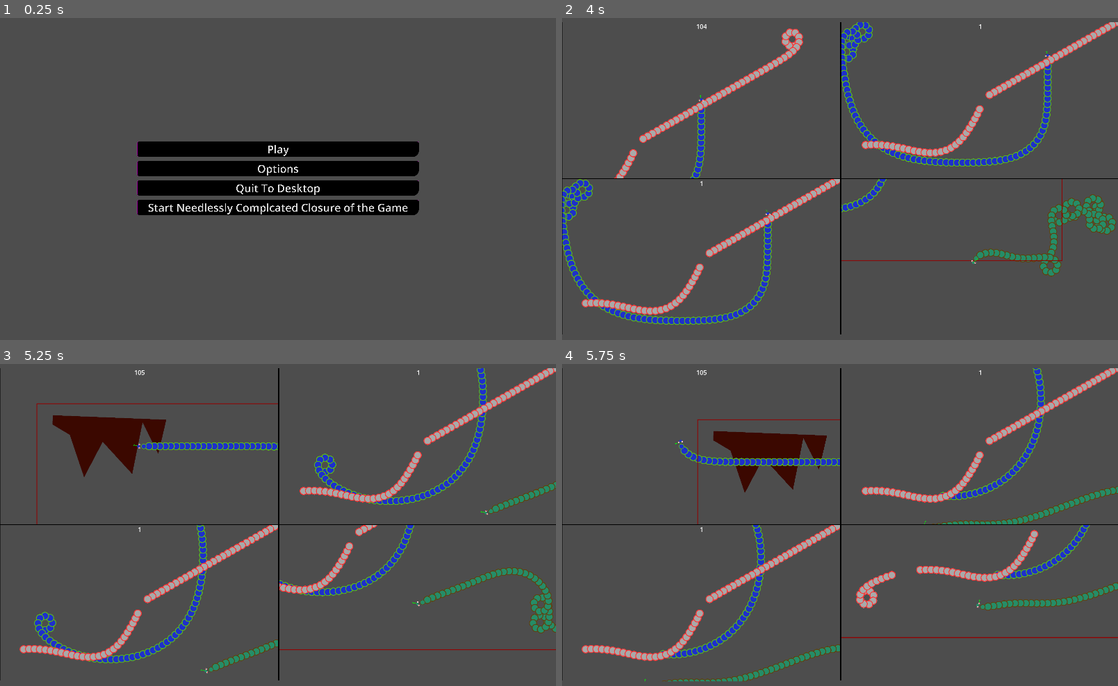
Above: before the commit, frames 1-4 (two rows, left to right).
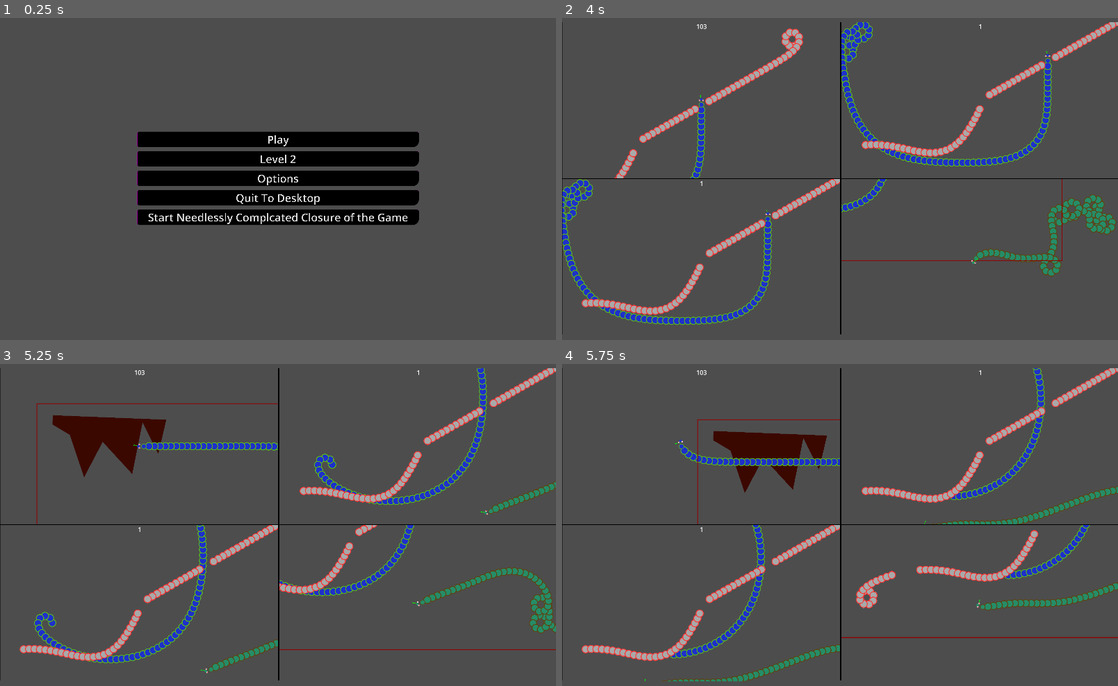
Above: after the commit, the same moments.

Repository: CubbyBear754/SnakeGame
Game: Godot game, scene res://EatEmUp/Scenes/Menus/Menu.tscn
Two runs of this game, one before a commit and one after it. Both use one fixed random seed, a clock stepped at 60 frames per second and the inputs below.
Inputs (mouse positions are in pixels of both pictures, inside the frame that each line leads up to):
- Up to frame 1 (0.25 s): no input
- Up to frame 2 (4 s): click "Play" (after the commit: "Level 2") at 0.5 s; tap Enter (global_action, bound only after the commit) at 1.25, 1.35, 2.3, 2.85, 3.8 s; move the mouse to (962, 150) at 1.27 s; hold D (kb1_move_right) 1.28-2.03 s; tap Space (global_action, bound only before the commit) at 1.55, 2.1, 3.05, 3.6 s; move the mouse to (728, 204) at 2.02 s; hold S (kb1_move_down) 2.03-2.78 s; move the mouse to (895, 56) at 2.77 s; hold D (kb1_move_right) 2.78-3.53 s; move the mouse to (812, 288) at 3.52 s; hold W (kb1_move_up) from 3.53 s (still down)
- Up to frame 3 (5.25 s): move the mouse to (444, 608) at 4.27 s; release W (kb1_move_up) at 4.28 s; hold A (kb1_move_left) from 4.28 s (still down); tap Q (kb1_leave) at 4.35 s; tap Space (global_action, bound only before the commit) at 4.55 s; move the mouse to (111, 441) at 5.02 s; tap Enter (global_action, bound only after the commit) at 5.1 s
- Up to frame 4 (5.75 s): keep holding A (kb1_move_left)

The runs differ from the first frame. In frame 1, 8.1% of the frame differs, in the area x 24-76%, y 35-65%; in frame 2, 0.1%; in frame 3, 0.2%; in frame 4, 0.1%.
Error before the commit: Out of bounds get index '2' (on base: 'Array[int]') (res://Scripts/quad_mesh_snake.gd:178)

Commit message:
players selection sets a global players and both games can set controls to there players from that array

Diff:
--- a/EatEmUp/Scenes/Menus/Menu.tscn
+++ b/EatEmUp/Scenes/Menus/Menu.tscn
@@ -33,11 +33,17 @@
 layout_mode = 2
 theme_override_constants/separation = 50
 
-[node name="Play" type="Button" parent="MarginContainer/VBoxContainer" unique_id=1694889914]
+[node name="PlayerSelection" type="Button" parent="MarginContainer/VBoxContainer" unique_id=830108740]
 layout_mode = 2
 theme_override_font_sizes/font_size = 150
 theme_override_styles/normal = ExtResource("2_b6rpx")
 text = "Play"
+
+[node name="Level2" type="Button" parent="MarginContainer/VBoxContainer" unique_id=1694889914]
+layout_mode = 2
+theme_override_font_sizes/font_size = 150
+theme_override_styles/normal = ExtResource("2_b6rpx")
+text = "Level 2"
 
 [node name="Options" type="Button" parent="MarginContainer/VBoxContainer" unique_id=1071324549]
 layout_mode = 2
@@ -57,7 +63,8 @@
 theme_override_styles/normal = ExtResource("2_b6rpx")
 text = "Start Needlessly Complcated Closure of the Game"
 
-[connection signal="pressed" from="MarginContainer/VBoxContainer/Play" to="." method="_on_play_pressed"]
+[connection signal="pressed" from="MarginContainer/VBoxContainer/PlayerSelection" to="." method="_on_player_selection_pressed"]
+[connection signal="pressed" from="MarginContainer/VBoxContainer/Level2" to="." method="_on_play_pressed"]
 [connection signal="pressed" from="MarginContainer/VBoxContainer/Options" to="." method="_on_options_pressed"]
 [connection signal="pressed" from="MarginContainer/VBoxContainer/Unplay" to="." method="_on_unplay_pressed"]
 [connection signal="pressed" from="MarginContainer/VBoxContainer/Unplay2" to="." method="_on_unplay_2_pressed"]
--- /dev/null
+++ b/EatEmUp/Scenes/Menus/PlayersData.gd
@@ -0,0 +1,3 @@
+extends Node
+
+var players : Array[PlayerControls] = []
--- a/EatEmUp/Scenes/Menus/menu.gd
+++ b/EatEmUp/Scenes/Menus/menu.gd
@@ -15,3 +15,6 @@
 
 func _on_unplay_2_pressed() -> void:
 	get_tree().quit()
+
+func _on_player_selection_pressed() -> void:
+	get_tree().change_scene_to_file("res://EatEmUp/Scenes/Menus/PlayerSetup.tscn")
--- a/EatEmUp/Scenes/Menus/player_setup.gd
+++ b/EatEmUp/Scenes/Menus/player_setup.gd
@@ -12,6 +12,7 @@
 			if selectedcontrols.size() > 0:
 				for x in range(selectedcontrols.size()):
 					if selectedcontrols[x].action == playeroptions[i].action:
+						#could mark players ready here
 						return;
 			selectedcontrols.append(playeroptions[i])
 			addplayerlabels(selectedcontrols.size()-1)
@@ -31,6 +32,10 @@
 				for child in playercontainer.get_children():
 					child.setplayerid(newindex)
 					newindex += 1
+	if Input.is_action_just_pressed("global_action"):
+		PlayersData.players = selectedcontrols
+		get_tree().change_scene_to_file("res://Scenes/Game1.tscn")
+
 
 func addplayerlabels(index : int) -> void:
 	var selected = selectedcontrols[index]
--- a/Scenes/level_1.gd
+++ b/Scenes/level_1.gd
@@ -10,3 +10,8 @@
 	$Snake2.label = p2_label
 	$Snake3.label = p3_label
 	$Snake4.label = p4_label
+	var snakes = [$Snake, $Snake2, $Snake3, $Snake4]
+	for i in range(PlayersData.players.size()):
+		var controls = PlayersData.players[i]
+		var snake = snakes[i]
+		snake.controls = controls
--- a/Scenes/level_2.gd
+++ b/Scenes/level_2.gd
@@ -18,6 +18,12 @@
 	$QuadMeshSnake3.setcamera(p3_camera)
 	$QuadMeshSnake4.label = p4_label
 	$QuadMeshSnake4.setcamera(p4_camera)
+	var snakes = [$QuadMeshSnake, $QuadMeshSnake2, $QuadMeshSnake3, $QuadMeshSnake4]
+	for i in range(PlayersData.players.size()):
+		var controls = PlayersData.players[i]
+		var snake = snakes[i]
+		snake.controls = controls
+
 # Called every frame. 'delta' is the elapsed time since the previous frame.
 func _process(delta: float) -> void:
 	pass
@@ -60,13 +66,13 @@
 		datasets.append($QuadMeshSnake4.dataset())
 
 	if is_instance_valid($QuadMeshSnake):
-		$QuadMeshSnake.dataset().update_snake_mesh(datasets)
+		$QuadMeshSnake.dataset().update_snake_mesh(datasets,delta)
 	elif is_instance_valid($QuadMeshSnake2):
-		$QuadMeshSnake2.dataset().update_snake_mesh(datasets)
+		$QuadMeshSnake2.dataset().update_snake_mesh(datasets,delta)
 	elif is_instance_valid($QuadMeshSnake3):
-		$QuadMeshSnake3.dataset().update_snake_mesh(datasets)
+		$QuadMeshSnake3.dataset().update_snake_mesh(datasets,delta)
 	elif is_instance_valid($QuadMeshSnake4):
-		$QuadMeshSnake4.dataset().update_snake_mesh(datasets)
+		$QuadMeshSnake4.dataset().update_snake_mesh(datasets,delta)
 
 	if is_instance_valid($QuadMeshSnake):
 		$QuadMeshSnake.addhits(oneshits)
--- a/Scenes/multi_mesh_instance_2d.gd
+++ b/Scenes/multi_mesh_instance_2d.gd
@@ -23,6 +23,8 @@
 var rotation_speed: float = 2.0      # How many full swings per second
 var min_limit = Vector2(0, 0)
 var max_limit = Vector2(7000, 4000)
+var centerofmap = Vector2(3500,2000)
+var borderrect : Rect2
 var instance = 0
 
 var lost : Array[Vector2] = []
@@ -32,6 +34,7 @@
 	multimesh.instance_count = 8000
 	z_index = -10
 	rstwicebypi = rotation_speed * 2.0 * PI
+	borderrect = Rect2(min_limit,max_limit)
 
 func resolve(direction: Vector2, delta:float) -> void:
 	if direction != Vector2.ZERO:
@@ -54,7 +57,7 @@
 	spine.resolve_async(targetPos, dspeed)
 	camera.position = targetPos
 #todo rework everything back into the quad mesh snake and add the multimesh to the level
-func update_snake_mesh(datasets : Array[SnakeMesh]) -> void:
+func update_snake_mesh(datasets : Array[SnakeMesh], delta : float) -> void:
 	var current_instance_index: int = 0
 	var outline_thickness: float = 0.2
 	for dataset in datasets:
@@ -66,6 +69,9 @@
 		var offset = Vector2(diameter/2,diameter/2)
 		for i in range(dataset.lost.size()-1, -1, -1):
 			var pos = dataset.lost[i]
+			if not borderrect.has_point(pos):
+				pos = pos.lerp(centerofmap, delta/8)
+				dataset.lost[i] = pos
 			var xform: Transform2D = Transform2D.IDENTITY
 			xform = xform.scaled(Vector2(diameter, diameter))
 			xform.origin = pos - offset
--- a/Scripts/quad_mesh_snake.gd
+++ b/Scripts/quad_mesh_snake.gd
@@ -174,7 +174,7 @@
 	return result
 
 func truncate_lost(cut_indexs: Array[int]) -> void:
-	for index in range(cut_indexs.size(),1,-1):
+	for index in range(cut_indexs.size()-1,-1,-1):
 		$MultiMeshInstance2D.lost.remove_at(cut_indexs[index])
 
 func truncate_snake(cut_index: int) -> void:
--- a/project.godot
+++ b/project.godot
@@ -15,6 +15,10 @@
 config/features=PackedStringArray("4.6", "GL Compatibility")
 config/icon="res://icon.svg"
 
+[autoload]
+
+PlayersData="*uid://dyrk4sgbxojda"
+
 [debug]
 
 settings/stdout/print_fps=true
@@ -23,7 +27,7 @@
 
 window/size/viewport_width=7680
 window/size/viewport_height=4320
-window/size/mode=2
+window/size/mode=3
 window/stretch/mode="viewport"
 window/stretch/aspect="expand"
 window/vsync/vsync_mode=0
@@ -113,8 +117,8 @@
 }
 kb2_action={
 "deadzone": 0.2,
-"events": [Object(InputEventKey,"resource_local_to_scene":fa …(144 unchanged characters)… alse,"keycode":0,"physical_keycode":4194310,"key_label":0,"unicode":0,"location":0,"echo":false,"script":null)
-, Object(InputEventKey,"resource_local_to_scene":false,"reso …(135 unchanged characters)… alse,"keycode":0,"physical_keycode":4194326,"key_label":0,"unicode":0,"location":2,"echo":false,"script":null)
+"events": [Object(InputEventKey,"resource_local_to_scene":fa …(144 unchanged characters)… alse,"keycode":0,"physical_keycode":4194438,"key_label":0,"unicode":48,"location":0,"echo":false,"script":null)
+, Object(InputEventKey,"resource_local_to_scene":false,"reso …(135 unchanged characters)… alse,"keycode":0,"physical_keycode":4194437,"key_label":0,"unicode":43,"location":0,"echo":false,"script":null)
 ]
 }
 d0_move_left={
@@ -148,11 +152,8 @@
 }
 global_action={
 "deadzone": 0.2,
-"events": [Object(InputEventKey,"resource_local_to_scene":fa …(140 unchanged characters)… d":false,"keycode":0,"physical_keycode":32,"key_label":0,"unicode":32,"location":0,"echo":false,"script":null)
-, Object(InputEventKey,"resource_local_to_scene":false,"resource_name":"","device":-1,"window_id":0,"alt_pressed":false,"shift_pressed":false,"ctrl_pressed":false,"meta_pressed":false,"pressed":false,"keycode":0,"physical_keycode":69,"key_label":0,"unicode":101,"location":0,"echo":false,"script":null)
-, Object(InputEventKey,"resource_local_to_scene":false,"resource_name":"","device":-1,"window_id":0,"alt_pressed":false,"shift_pressed":false,"ctrl_pressed":false,"meta_pressed":false,"pressed":false,"keycode":0,"physical_keycode":4194326,"key_label":0,"unicode":0,"location":2,"echo":false,"script":null)
-, Object(InputEventKey,"resource_local_to_scene":false,"resource_name":"","device":-1,"window_id":0,"alt_pressed":false,"shift_pressed":false,"ctrl_pressed":false,"meta_pressed":false,"pressed":false,"keycode":0,"physical_keycode":4194310,"key_label":0,"unicode":0,"location":0,"echo":false,"script":null)
-, Object(InputEventJoypadButton,"resource_local_to_scene":false,"resource_name":"","device":-1,"button_index":0,"pressure":0.0,"pressed":false,"script":null)
+"events": [Object(InputEventKey,"resource_local_to_scene":fa …(140 unchanged characters)… d":false,"keycode":0,"physical_keycode":4194309,"key_label":0,"unicode":0,"location":0,"echo":false,"script":null)
+, Object(InputEventJoypadButton,"resource_local_to_scene":false,"resource_name":"","device":-1,"button_index":6,"pressure":0.0,"pressed":false,"script":null)
 ]
 }
 kb1_leave={
Not shown, added: EatEmUp/Scenes/Menus/PlayersData.gd.uid
